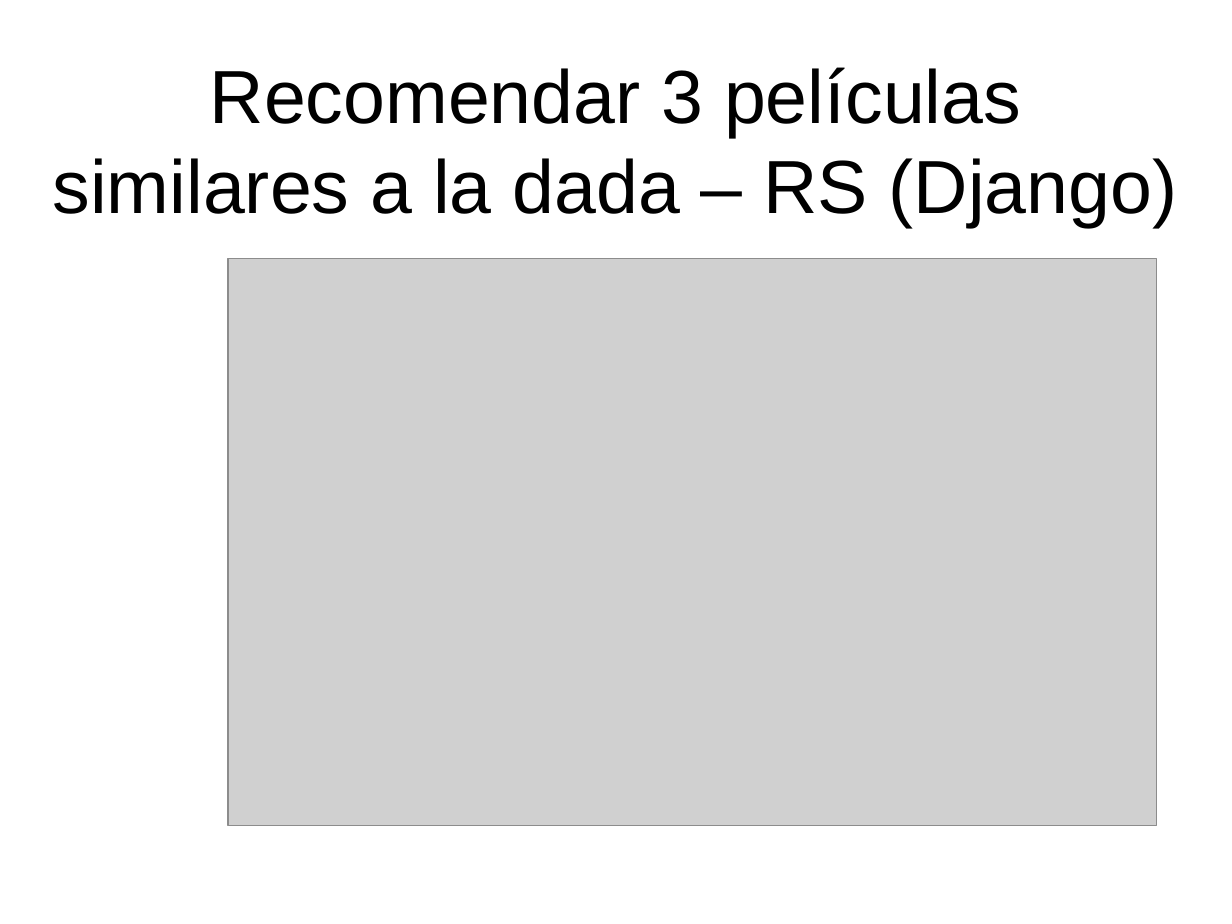
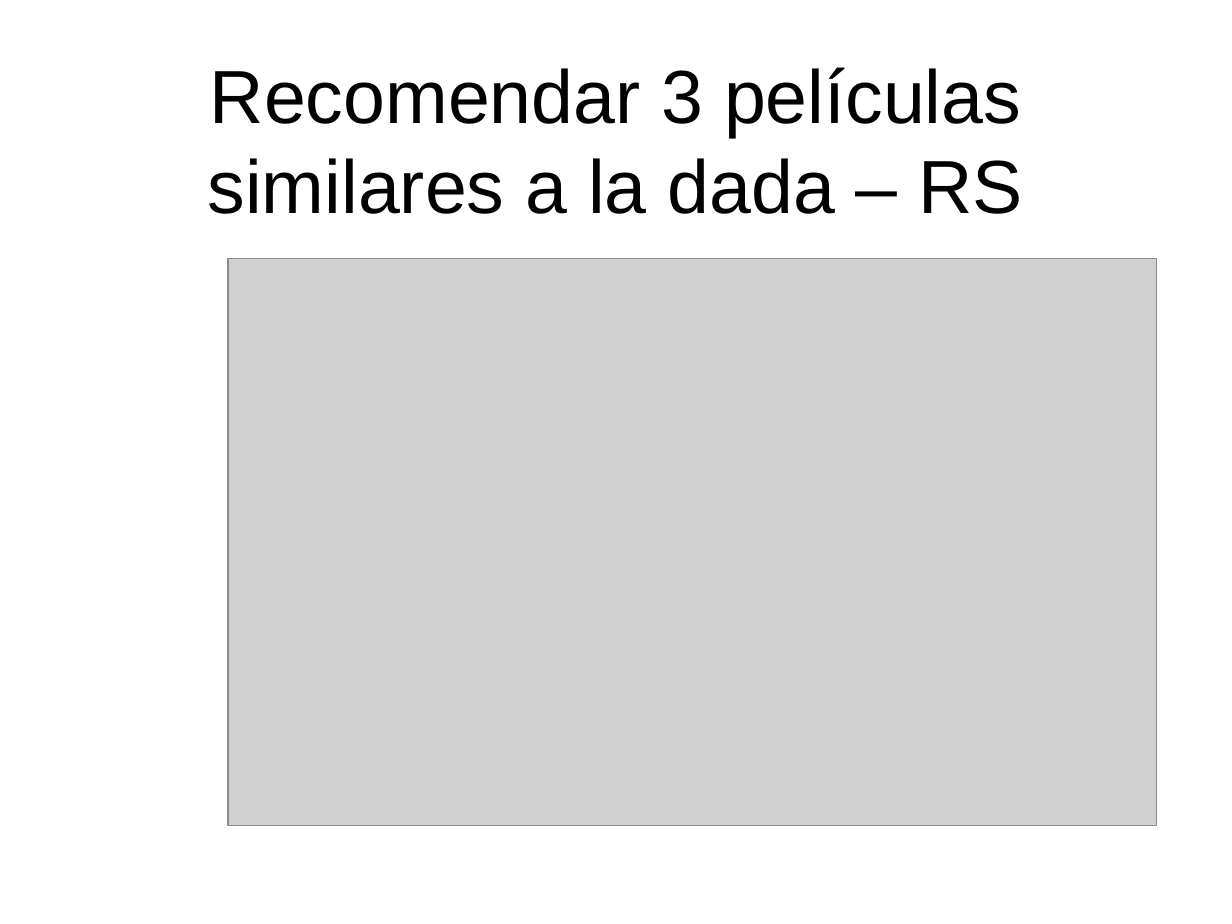
Before and after one commit to julioom/EGC, a slide deck: slide 12 of presentacion-AII.ppt (slide 10 before the commit). Drawn at 1232x924 pixels with LibreOffice and Linux fonts; fonts in the diff are those of the drawing; grey boxes stand for pictures; background and template pictures are left out. Boxes give left, top, right and bottom in pixels: in the first picture for what was removed or moved away, otherwise in the second. Text is boxed around its words. In the diff, an @@ line names an element or a change of style, - is before the commit and + after.

```diff
--- a/presentacion-AII.ppt
+++ b/presentacion-AII.ppt
@@ title at [208, 67, 1022, 214]: text changed @@
-Recomendar 3 películas similares a la dada – RS (Django)
+Recomendar 3 películas similares a la dada – RS
```
Also in this commit, not shown: 2 other slides changed, 1 slide added, 4 other files.
